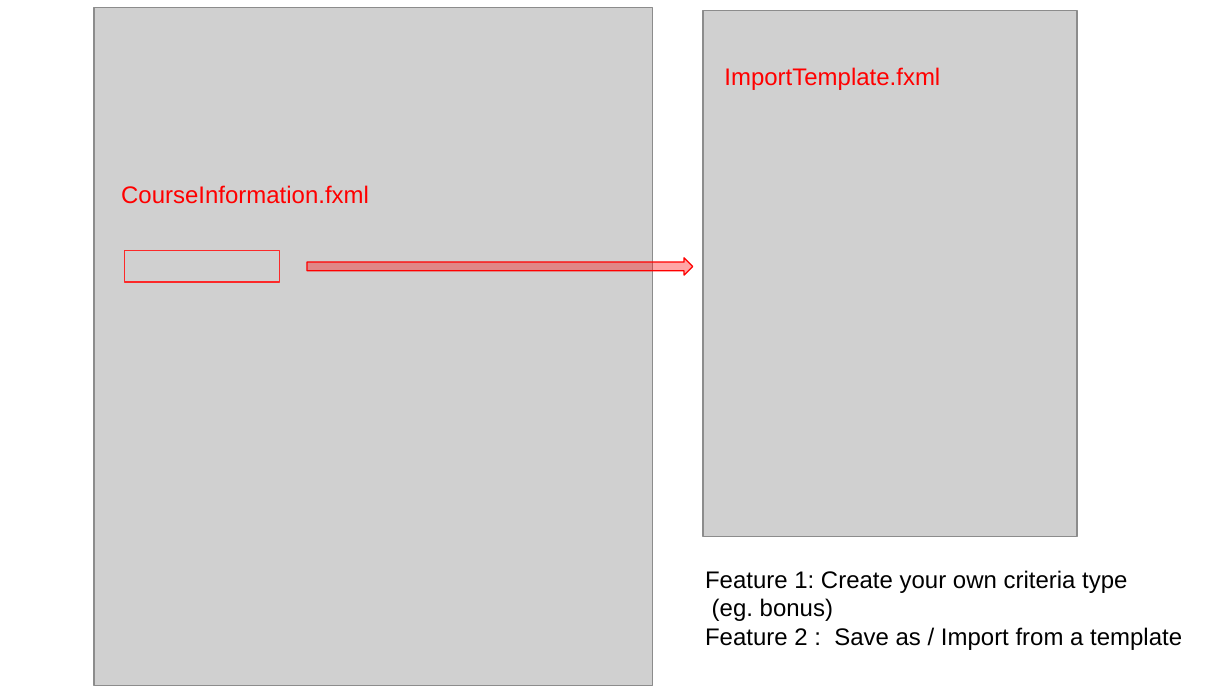
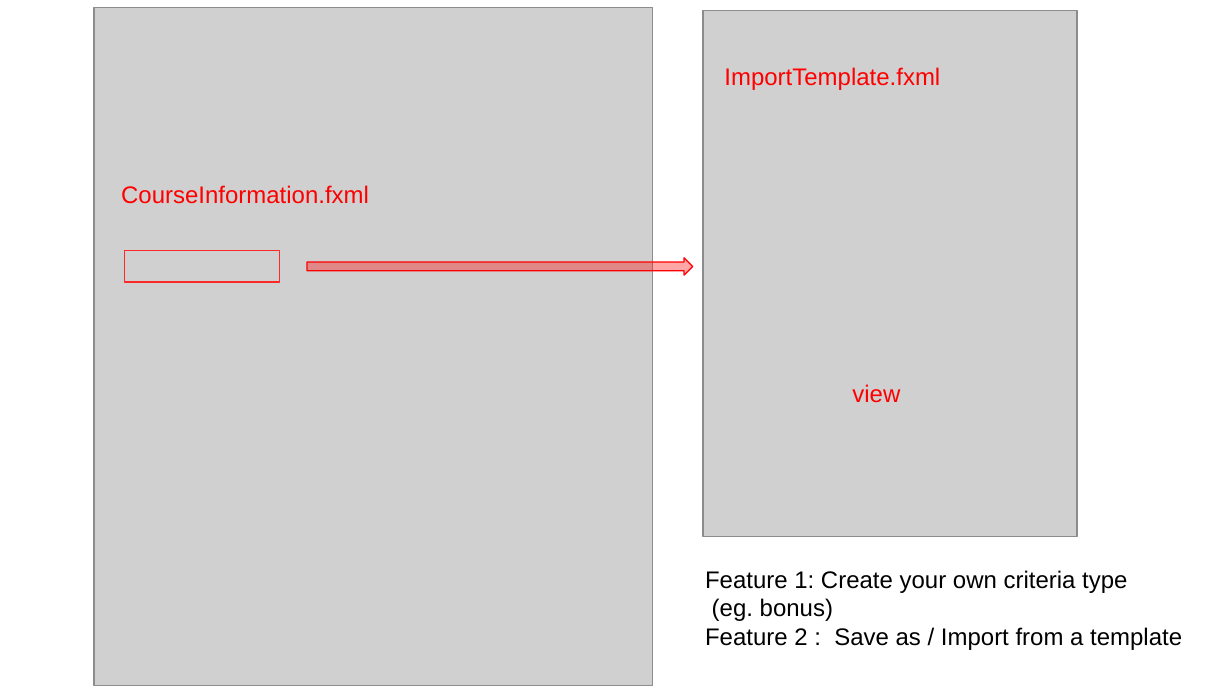
Before and after one commit to SelinaXQ/GradingSystem-1, a slide deck: slide 4 of UI对照.pptx. Drawn at 1232x693 pixels with LibreOffice and Linux fonts; fonts in the diff are those of the drawing; grey boxes stand for pictures. Boxes give left, top, right and bottom in pixels: in the first picture for what was removed or moved away, otherwise in the second. Text is boxed around its words. In the diff, an @@ line names an element or a change of style, - is before the commit and + after.

```diff
--- a/UI对照.pptx
+++ b/UI对照.pptx
@@ text added at (x1=852, y1=384, x2=900, y2=403), 14 pt, text #FF0000 @@
+view
```
Also in this commit, not shown: 1 slide added, 4 other files.
